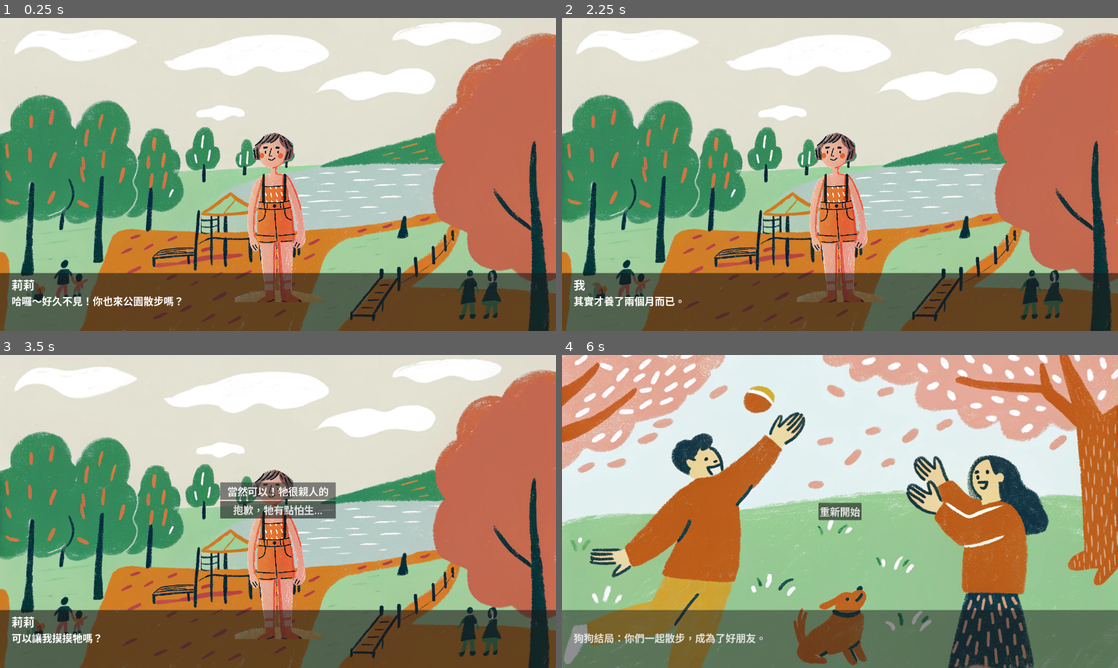
Above: before the commit, frames 1-4 (two rows, left to right).
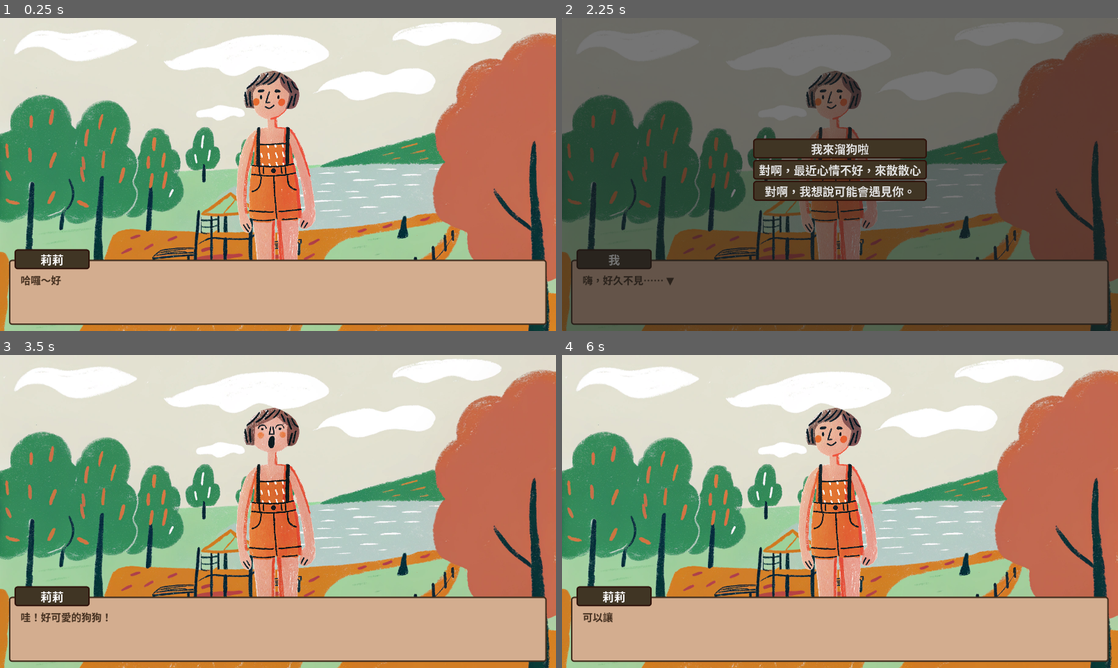
Above: after the commit, the same moments.

Repository: hey77tw/vibe_godot
Game: Godot game, scene res://scenes/DialogueScene.tscn
Two runs of this game, one before a commit and one after it. Both use one fixed random seed, a clock stepped at 60 frames per second and the inputs below.
Inputs (mouse positions are in pixels of both pictures, inside the frame that each line leads up to):
- Up to frame 1 (0.25 s): no input
- Up to frame 2 (2.25 s): move the mouse to (962, 158) at 0.52 s; click (962, 158) at 0.67 s; click (840, 155) at 1.25 s, where only the run before the commit has a clickable "我來溜狗啦"; tap Enter at 2 s; move the mouse to (728, 190) at 2.02 s; click (728, 190) at 2.17 s
- Up to frame 3 (3.5 s): click (278, 486) at 2.75 s, where only the run after the commit has a clickable "我來溜狗啦"
- Up to frame 4 (6 s): click (840, 492) at 3.5 s, where only the run before the commit has a clickable "當然可以！牠很親人的"; tap Space at 4.25 s; move the mouse to (895, 442) at 4.27 s; click (895, 442) at 4.42 s; move the mouse to (812, 574) at 5.02 s; click (812, 574) at 5.17 s; click (840, 492) at 5.75 s, where only the run before the commit has a clickable "好啊，一起走吧！"

The runs differ from the first frame. In frame 1, 28% of the frame differs, in the area x 0-100%, y 16-100%; in frame 2, 91%; in frame 3, 29%; in frame 4, 94%, in the area x 0-100%, y 0-100%.

Commit message:
美化、打字機效果

Diff:
--- a/scenes/DialogueScene.tscn
+++ b/scenes/DialogueScene.tscn
@@ -1,9 +1,34 @@
-[gd_scene load_steps=3 format=3 uid="uid://dvkucbs2fvrom"]
+[gd_scene load_steps=6 format=3 uid="uid://dvkucbs2fvrom"]
 
 [ext_resource type="Script" uid="uid://btx7ypdfnjs4k" path="res://scripts/dialogue_scene.gd" id="1_c4h3t"]
+[ext_resource type="Theme" uid="uid://skacphy0ms5v" path="res://theme.tres" id="3_65go0"]
 
 [sub_resource type="Theme" id="Theme_c4h3t"]
 default_font_size = 35
+
+[sub_resource type="StyleBoxFlat" id="StyleBoxFlat_at7bl"]
+bg_color = Color(0.827507, 0.67698, 0.561395, 1)
+border_width_left = 5
+border_width_top = 5
+border_width_right = 5
+border_width_bottom = 5
+border_color = Color(0.262649, 0.184925, 0.121458, 1)
+corner_radius_top_left = 10
+corner_radius_top_right = 10
+corner_radius_bottom_right = 10
+corner_radius_bottom_left = 10
+
+[sub_resource type="StyleBoxFlat" id="StyleBoxFlat_65go0"]
+bg_color = Color(0.251898, 0.206264, 0.142086, 1)
+border_width_left = 5
+border_width_top = 5
+border_width_right = 5
+border_width_bottom = 5
+border_color = Color(0.186799, 0.0848087, 0.0508112, 1)
+corner_radius_top_left = 10
+corner_radius_top_right = 10
+corner_radius_bottom_right = 10
+corner_radius_bottom_left = 10
 
 [node name="root" type="CanvasLayer"]
 script = ExtResource("1_c4h3t")
@@ -33,10 +58,10 @@
 anchor_top = 1.0
 anchor_right = 0.5
 anchor_bottom = 1.0
-offset_left = -200.0
-offset_top = -700.0
-offset_right = 200.0
-offset_bottom = -100.0
+offset_left = -273.0
+offset_top = -920.0
+offset_right = 274.0
+offset_bottom = -99.0
 grow_horizontal = 2
 grow_vertical = 0
 expand_mode = 1
@@ -48,18 +73,26 @@
 anchor_top = 1.0
 anchor_right = 1.0
 anchor_bottom = 1.0
-offset_top = -200.0
+offset_left = 31.0
+offset_top = -246.0
+offset_right = -32.0
+offset_bottom = -21.0
 grow_horizontal = 2
 grow_vertical = 0
+theme_override_styles/panel = SubResource("StyleBoxFlat_at7bl")
 
 [node name="CharacterName" type="Label" parent="UIRoot/DialoguePanel"]
 layout_mode = 1
-offset_left = 40.0
-offset_top = 10.0
-offset_right = 300.0
-offset_bottom = 65.0
+offset_left = 19.0
+offset_top = -36.0
+offset_right = 279.0
+offset_bottom = 28.0
+theme = ExtResource("3_65go0")
 theme_override_font_sizes/font_size = 40
+theme_override_styles/normal = SubResource("StyleBoxFlat_65go0")
 text = "dssdssds"
+horizontal_alignment = 1
+vertical_alignment = 1
 
 [node name="DialogueText" type="RichTextLabel" parent="UIRoot/DialoguePanel"]
 layout_mode = 1
@@ -67,34 +100,35 @@
 anchor_right = 1.0
 anchor_bottom = 1.0
 offset_left = 40.0
-offset_top = 70.0
+offset_top = 44.0
 offset_right = -40.0
 offset_bottom = -20.0
 grow_horizontal = 2
 grow_vertical = 2
+theme_override_colors/default_color = Color(0.262745, 0.184314, 0.121569, 1)
 theme_override_font_sizes/normal_font_size = 35
 text = "dssdsds"
 
-[node name="ChoicePanel" type="Control" parent="UIRoot"]
-visible = false
+[node name="ChoicePanel" type="Panel" parent="UIRoot"]
+layout_mode = 1
+anchors_preset = 15
+anchor_right = 1.0
+anchor_bottom = 1.0
+grow_horizontal = 2
+grow_vertical = 2
+theme = ExtResource("3_65go0")
+
+[node name="ChoiceContainer" type="VBoxContainer" parent="UIRoot/ChoicePanel"]
 layout_mode = 1
 anchors_preset = 8
 anchor_left = 0.5
 anchor_top = 0.5
 anchor_right = 0.5
 anchor_bottom = 0.5
-offset_left = -200.0
-offset_top = -100.0
-offset_right = 200.0
-offset_bottom = 100.0
-grow_horizontal = 2
-grow_vertical = 2
-
-[node name="ChoiceContainer" type="VBoxContainer" parent="UIRoot/ChoicePanel"]
-layout_mode = 1
-anchors_preset = 15
-anchor_right = 1.0
-anchor_bottom = 1.0
+offset_left = -300.0
+offset_top = -124.0
+offset_right = 300.0
+offset_bottom = 376.0
 grow_horizontal = 2
 grow_vertical = 2
 
@@ -112,4 +146,5 @@
 offset_bottom = 29.0
 grow_horizontal = 2
 grow_vertical = 2
+theme = ExtResource("3_65go0")
 text = "重新開始"
--- a/scripts/dialogue_scene.gd
+++ b/scripts/dialogue_scene.gd
@@ -4,7 +4,7 @@
 ## 處理對話內容的顯示、選項選擇和結局展示
 ## 包含對話數據的加載和管理功能
 
-const CHOICE_BUTTON_HEIGHT = 50
+const CHOICE_BUTTON_HEIGHT = 60
 const DIALOGUE_FILE_PATH = "res://dialogue_data.json"
 
 var current_dialogue = []
@@ -12,6 +12,13 @@
 var dialogue_data = {}
 var dialogue_routes = {}
 var endings = {}
+
+# 打字機效果相關變數
+var typewriter_speed := 0.08
+var fast_typewriter_speed := 0.01
+var is_typing := false
+var skip_typewriter := false
+
 
 func load_dialogue_data():
 	var file = FileAccess.open(DIALOGUE_FILE_PATH, FileAccess.READ)
@@ -55,6 +62,18 @@
 	# 顯示初始對話
 	show_current_dialogue()
 
+func typewriter_effect(label, text: String) -> void:
+	is_typing = true
+	label.text = ""
+	for i in text.length():
+		if skip_typewriter:
+			label.text = text
+			break
+		label.text += text[i]
+		await get_tree().create_timer(typewriter_speed).timeout
+	is_typing = false
+	skip_typewriter = false
+
 func show_current_dialogue():
 	if current_index >= len(current_dialogue):
 		return
@@ -66,20 +85,22 @@
 		show_ending(dialogue)
 		return
 
-	$UIRoot/DialoguePanel/CharacterName.text = dialogue["character"]
-	$UIRoot/DialoguePanel/DialogueText.text = dialogue["text"]
-
 	# 如果有角色圖片
 	if dialogue.has("character_image"):
 		var texture = load(dialogue["character_image"])
 		if texture:
 			$UIRoot/CharacterSprite.texture = texture
-
 	# 如果有背景
 	if dialogue.has("background"):
 		var texture = load(dialogue["background"])
 		if texture:
 			$UIRoot/Background.texture = texture
+
+	$UIRoot/DialoguePanel/CharacterName.text = dialogue["character"]
+	# 用打字機效果顯示對話，結尾自動加上 ▼
+	var display_text = dialogue["text"] + " ▼"
+	await typewriter_effect($UIRoot/DialoguePanel/DialogueText, display_text)
+
 
 	# 如果有選項
 	if dialogue.has("choices"):
@@ -92,7 +113,7 @@
 	# 隱藏角色名稱
 	$UIRoot/DialoguePanel/CharacterName.visible = false
 
-	# 設置並顯示結局文字
+	# 設置並顯示結局文字，結尾自動加上 ▼
 	$UIRoot/DialoguePanel/DialogueText.text = ending_data["ending_text"]
 	$UIRoot/DialoguePanel/DialogueText.visible = true
 
@@ -145,7 +166,13 @@
 		if event.button_index == MOUSE_BUTTON_LEFT and event.pressed:
 			# 如果選項面板可見，不要進行下一段對話
 			if not $UIRoot/ChoicePanel.visible:
-				next_dialogue()
+				# 如果正在打字，點擊加速
+				if is_typing:
+					typewriter_speed = fast_typewriter_speed
+					skip_typewriter = true
+				else:
+					typewriter_speed = 0.08 # 恢復預設速度
+					next_dialogue()
 
 func next_dialogue():
 	current_index += 1
--- /dev/null
+++ b/theme.tres
@@ -0,0 +1,57 @@
+[gd_resource type="Theme" load_steps=5 format=3 uid="uid://skacphy0ms5v"]
+
+[sub_resource type="StyleBoxFlat" id="StyleBoxFlat_e1x85"]
+bg_color = Color(0.33618, 0.27867, 0.197862, 1)
+border_width_left = 5
+border_width_top = 5
+border_width_right = 5
+border_width_bottom = 5
+border_color = Color(0.186799, 0.0848087, 0.0508112, 1)
+corner_radius_top_left = 10
+corner_radius_top_right = 10
+corner_radius_bottom_right = 10
+corner_radius_bottom_left = 10
+
+[sub_resource type="StyleBoxFlat" id="StyleBoxFlat_wvktn"]
+bg_color = Color(0.251898, 0.206264, 0.142086, 1)
+border_width_left = 5
+border_width_top = 5
+border_width_right = 5
+border_width_bottom = 5
+border_color = Color(0.186799, 0.0848087, 0.0508112, 1)
+corner_radius_top_left = 10
+corner_radius_top_right = 10
+corner_radius_bottom_right = 10
+corner_radius_bottom_left = 10
+
+[sub_resource type="StyleBoxFlat" id="StyleBoxFlat_cjfk0"]
+bg_color = Color(0.195234, 0.137971, 0.0914377, 1)
+border_width_left = 5
+border_width_top = 5
+border_width_right = 5
+border_width_bottom = 5
+border_color = Color(0.186799, 0.0848087, 0.0508112, 1)
+corner_radius_top_left = 10
+corner_radius_top_right = 10
+corner_radius_bottom_right = 10
+corner_radius_bottom_left = 10
+
+[sub_resource type="StyleBoxFlat" id="StyleBoxFlat_65go0"]
+bg_color = Color(0.251898, 0.206264, 0.142086, 1)
+border_width_left = 5
+border_width_top = 5
+border_width_right = 5
+border_width_bottom = 5
+border_color = Color(0.186799, 0.0848087, 0.0508112, 1)
+corner_radius_top_left = 10
+corner_radius_top_right = 10
+corner_radius_bottom_right = 10
+corner_radius_bottom_left = 10
+
+[resource]
+default_font_size = 40
+Button/styles/hover = SubResource("StyleBoxFlat_e1x85")
+Button/styles/normal = SubResource("StyleBoxFlat_wvktn")
+Button/styles/pressed = SubResource("StyleBoxFlat_cjfk0")
+Label/font_sizes/font_size = 40
+Label/styles/normal = SubResource("StyleBoxFlat_65go0")
